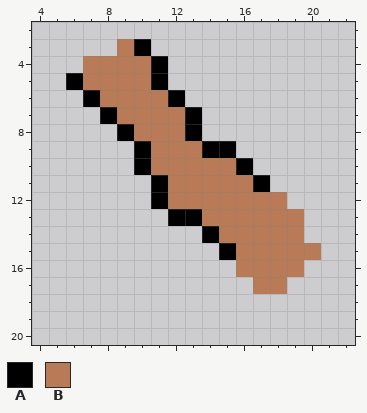
Two versions of one pixel-art sprite, images/roots/root_nw.png. That is the earlier state.
The file is 32x42 pixels. Shown: x 4..22, y 2..20.
Palette (. is transparent): A #000000  B #b97a57
Pixels before, first column x 6:
 3 ...BA..........
 4 .BBBBA.........
 5 ABBBBA.........
 6 .ABBBBA........
 7 ..ABBBBA.......
 8 ...ABBBA.......
 9 ....ABBBAA.....
10 ....ABBBBBA....
11 .....ABBBBBA...
12 .....ABBBBBBB..
13 ......AABBBBBB.
14 ........ABBBBB.
15 .........ABBBBB
16 ..........BBBB.
17 ...........BB..
And afterwards:
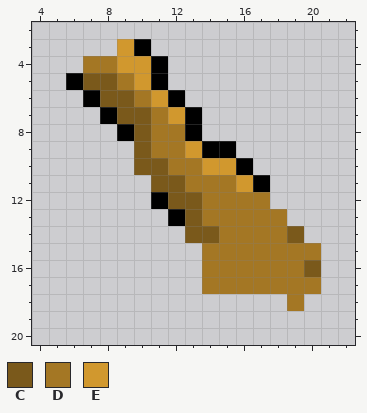
Colours new in this view: C #7a591b  D #a47724  E #d1982e
What changed:
Changed rows in their new state; - is an unchanged pixel.
first column x 7:
 3 --E-----------
 4 DDEE----------
 5 CCDE----------
 6 -CCDE---------
 7 --CCDE--------
 8 ---CDD--------
 9 ---CDDE-------
10 ---CCDDEE-----
11 ----CCDDDE----
12 -----CCDDDD.--
13 ------CDDDDD.-
14 ------CCDDDDC-
15 -------DDDDDDD
16 -------DDDDDDC
17 -------DDDDDDD
18 ------------D-
Changed places in both pictures, as pixel boxes (x1, y1, x2, y2):
changed: (83, 39, 321, 311)
